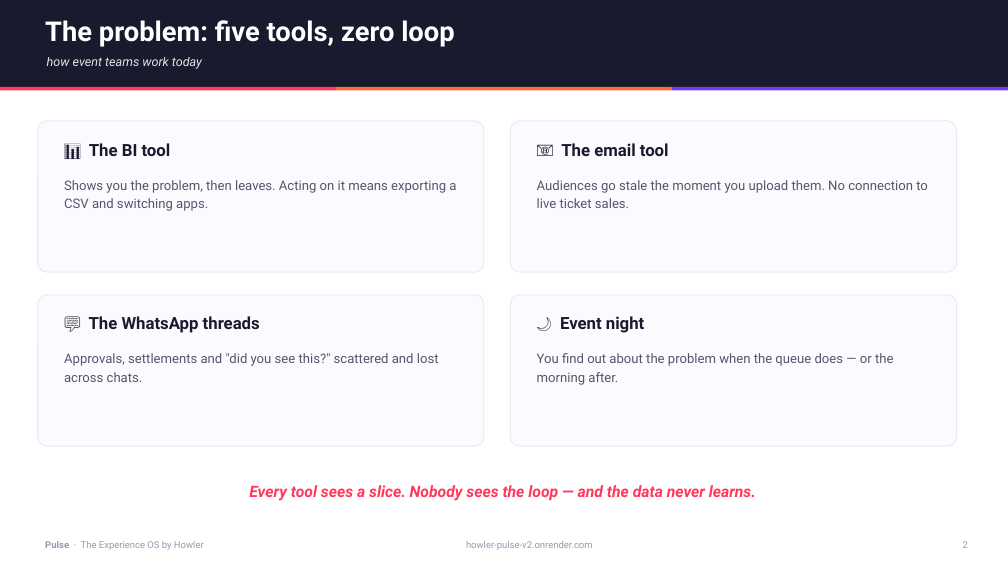
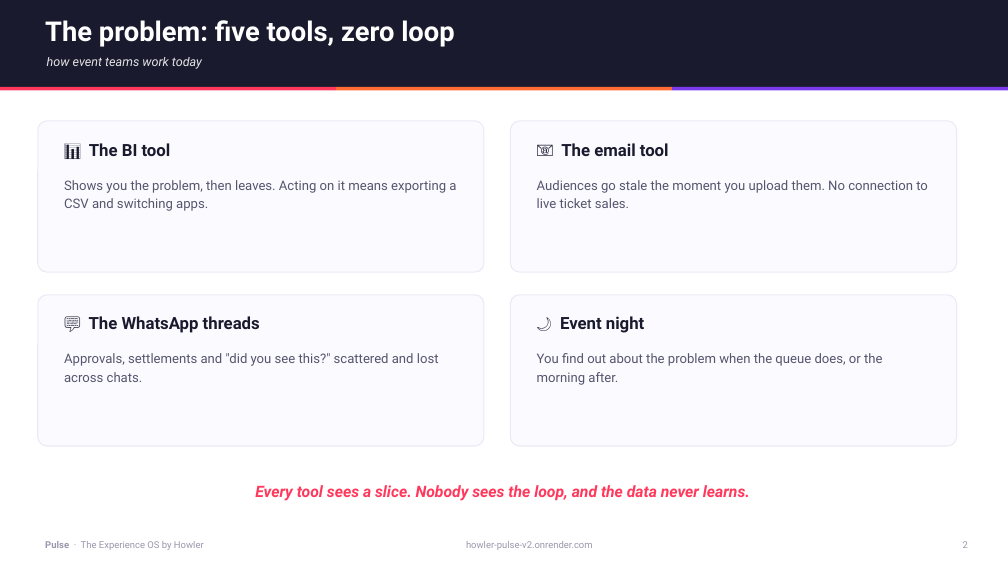
Before and after one commit to Shai-Xai/Shai-looker2, a slide deck: slide 2 of docs/sales-collateral/Pulse-Sales-Deck.pptx. Drawn at 1008x567 pixels with LibreOffice and Linux fonts; fonts in the diff are those of the drawing. Boxes give left, top, right and bottom in pixels: in the first picture for what was removed or moved away, otherwise in the second. Text is boxed around its words. In the diff, an @@ line names an element or a change of style, - is before the commit and + after.

```diff
--- a/docs/sales-collateral/Pulse-Sales-Deck.pptx
+++ b/docs/sales-collateral/Pulse-Sales-Deck.pptx
@@ text at bbox=[537, 353, 882, 385]: text changed @@
-You find out about the problem when the queue does — or the morning after.
+You find out about the problem when the queue does, or the morning after.
@@ text at bbox=[255, 485, 750, 501]: text changed @@
-Every tool sees a slice. Nobody sees the loop — and the data never learns.
+Every tool sees a slice. Nobody sees the loop, and the data never learns.
```
Also in this commit, not shown: 12 other slides changed, 3 other files.
